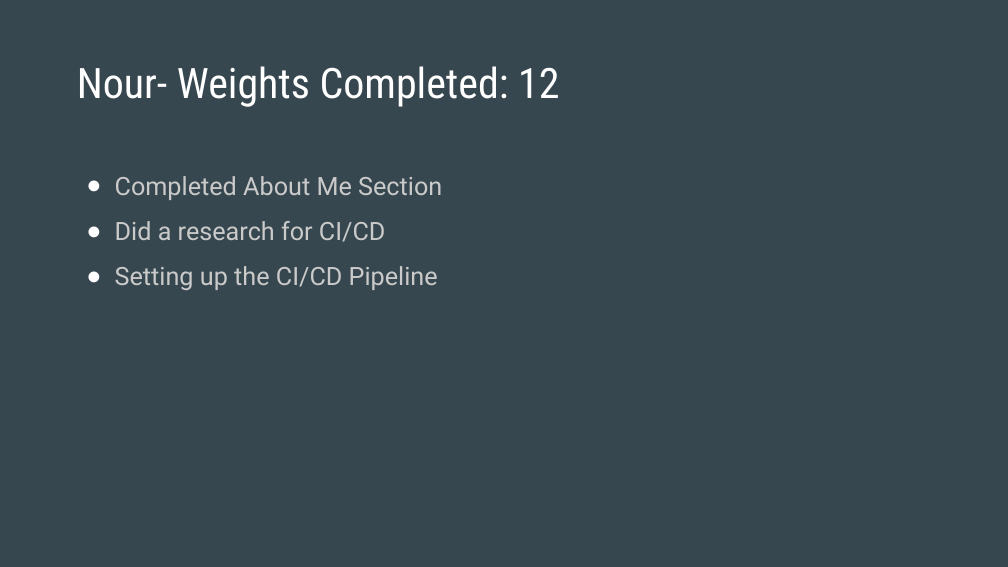
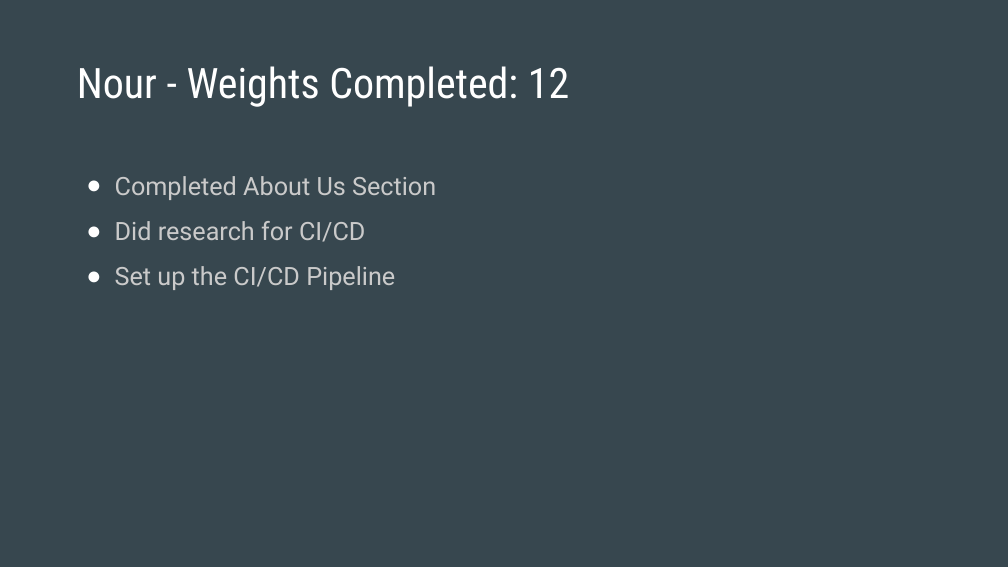
Before and after one commit to rehan-code/Game-Library-Web-App, a slide deck: slide 5 of CIS4250_Retrospective.pptx. Drawn at 1008x567 pixels with LibreOffice and Linux fonts; fonts in the diff are those of the drawing. Boxes give left, top, right and bottom in pixels: in the first picture for what was removed or moved away, otherwise in the second. Text is boxed around its words. In the diff, an @@ line names an element or a change of style, - is before the commit and + after.

```diff
--- a/CIS4250_Retrospective.pptx
+++ b/CIS4250_Retrospective.pptx
@@ title at (77, 66, 569, 107): spaces changed @@
-Nour- Weights Completed: 12
+Nour - Weights Completed: 12
@@ text at (115, 176, 436, 290): text changed @@
-● Completed About Me Section
-● Did a research for CI/CD
-● Setting up the CI/CD Pipeline
+● Completed About Us Section
+● Did research for CI/CD
+● Set up the CI/CD Pipeline
```
Also in this commit, not shown: 6 other slides changed.
